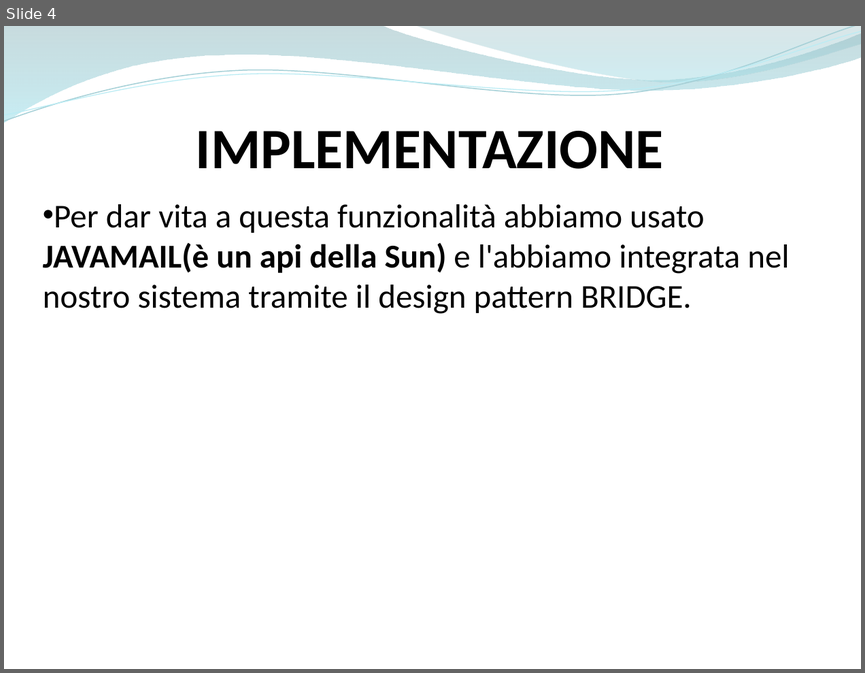
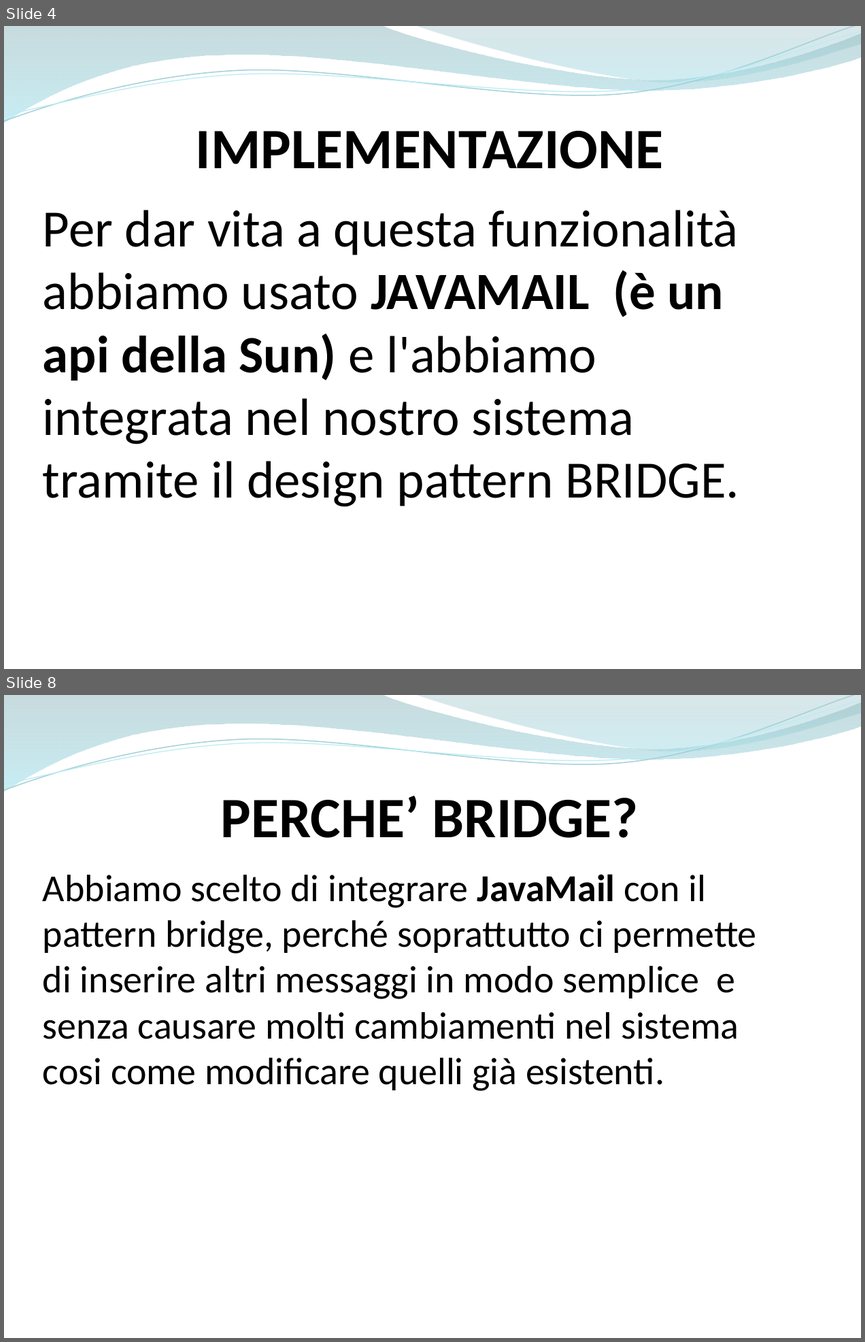
Before and after one commit to ammirate/at-silo, a slide deck: Presentazione/Atsilo1/Bottiglieri/Atsilo_A_GianfrancoB.pptx. Shown one above the other, each under a label of ours: slide 4 before the commit, slides 4 and 8 after it; the slides between them are not shown. The pictures are 865x673 and 865x1342 pixels, drawn with LibreOffice and Linux fonts; fonts in the diff are those of the drawing. Boxes give left, top, right and bottom in pixels: in the first picture for what was removed or moved away, otherwise in the second. Text is boxed around its words. In the diff, an @@ line names an element or a change of style, - is before the commit and + after.

```diff
--- a/Presentazione/Atsilo1/Bottiglieri/Atsilo_A_GianfrancoB.pptx
+++ b/Presentazione/Atsilo1/Bottiglieri/Atsilo_A_GianfrancoB.pptx
@@ slide 8 added at box(4, 695, 861, 1338), background #FFFFFF; not listed: 4 template elements that a slide beside it also shows @@
@@ text added at box(221, 796, 638, 838), 48 pt, text #000000, bold @@
+PERCHE’ BRIDGE?
@@ text added at box(43, 874, 757, 1091), 32 pt, text #000000 @@
+Abbiamo scelto di integrare JavaMail con il pattern bridge, perché soprattutto ci permette di inserire altri messaggi in modo semplice e senza causare molti cambiamenti nel sistema cosi come modificare quelli già esistenti.
@@ slide 4 changed as well @@
@@ text at box(43, 210, 739, 507): text changed; size 28 to 44 pt @@
-• Per dar vita a questa funzionalità abbiamo usato JAVAMAIL(è un api della Sun) e l'abbiamo integrata nel nostro sistema tramite il design pattern BRIDGE.
+Per dar vita a questa funzionalità abbiamo usato JAVAMAIL (è un api della Sun) e l'abbiamo integrata nel nostro sistema tramite il design pattern BRIDGE.
```
Also in this commit, not shown: 3 other slides changed, 3 other slides added, 1 slide removed.
